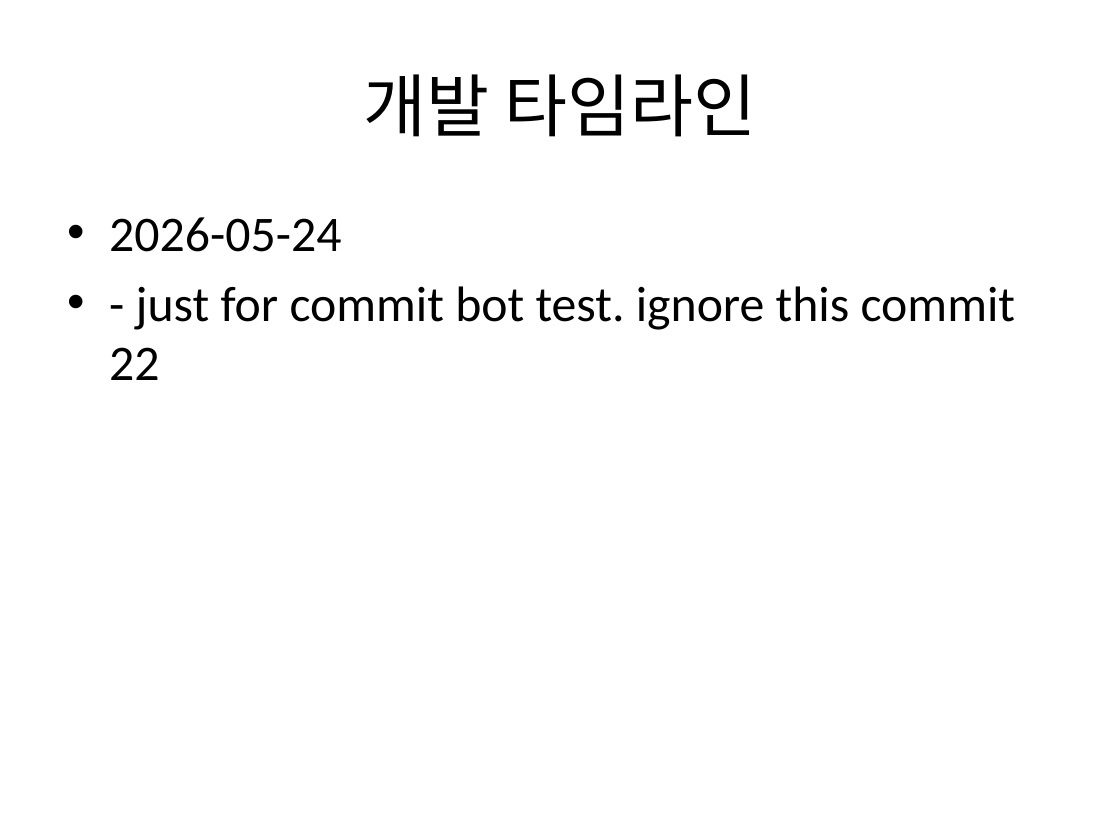
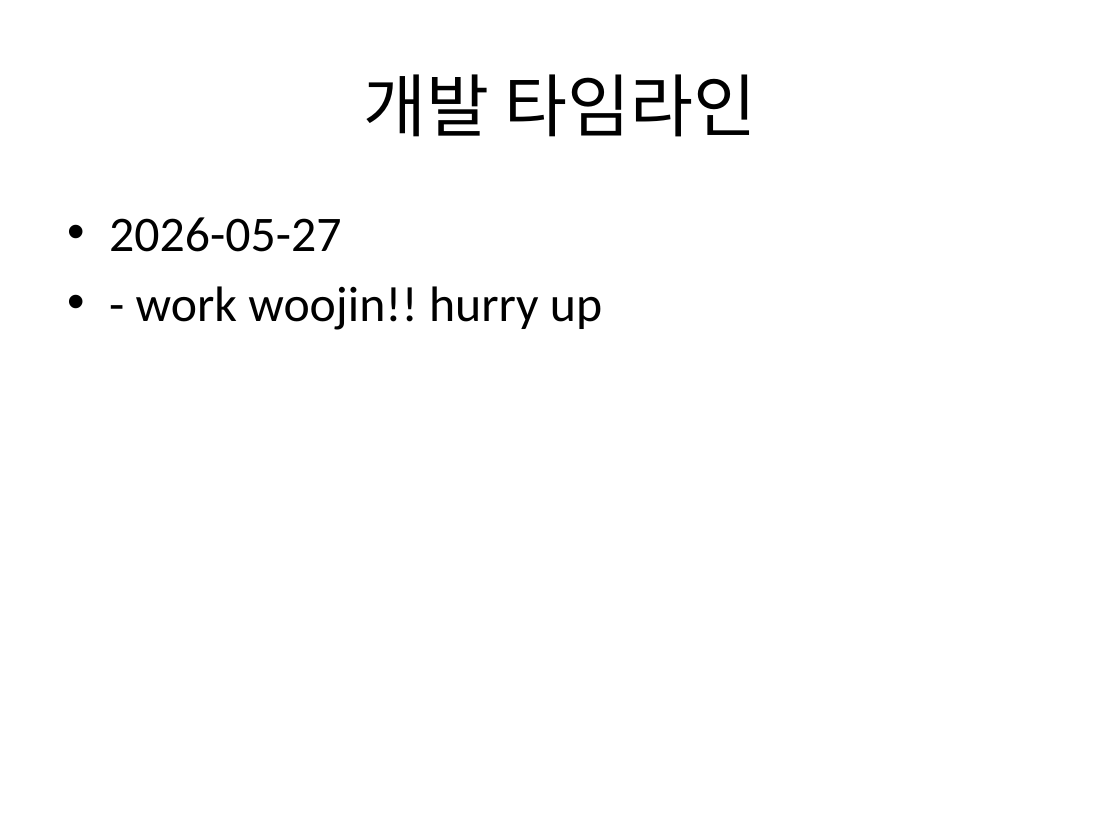
Before and after one commit to Jongwoo0101/worksight-commit-bot, a slide deck: slide 3 of data/commit_report.pptx. Drawn at 1120x840 pixels with LibreOffice and Linux fonts; fonts in the diff are those of the drawing. Boxes give left, top, right and bottom in pixels: in the first picture for what was removed or moved away, otherwise in the second. Text is boxed around its words. In the diff, an @@ line names an element or a change of style, - is before the commit and + after.

Commit message:
feat: target repo 신규 커밋 3건 반영 - work woojin!! hurry up 작성자: 070128o 코드: 734943d - Merge branch 'Jongwoo0101' of https://github.com/Jongwoo0101/genai-team-project into Jongwoo0101 작성자: 070128o 코드: 2231f0b - work woojin!! 작성자: 070128o 코드: 65fcc69

```diff
--- a/data/commit_report.pptx
+++ b/data/commit_report.pptx
@@ text at <box>109,217,602,330</box>: text changed @@
-• 2026-05-24
-• - just for commit bot test. ignore this commit 22
+• 2026-05-27
+• - work woojin!! hurry up
```
Also in this commit, not shown: 1 other slide changed, 3 slides added, 3 other files.
